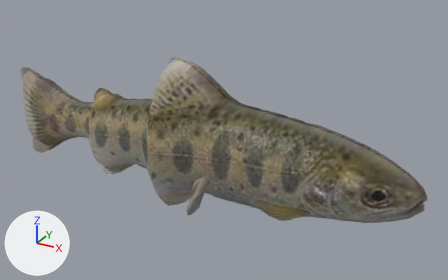
Before and after pictures for a commit that changed the glTF model public/aqua/models/fish/juv_masu_salmon.glb.
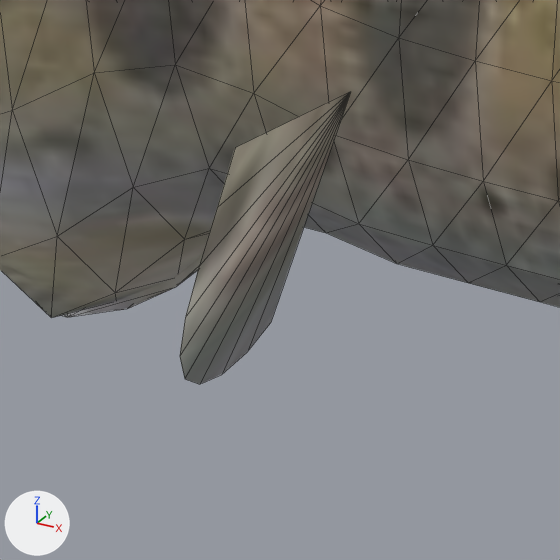
Each version appears first whole from a 50 mm camera at (3606.696, -2.125, -46.277) aimed at (3605.492, 0.064, -47.372), and next in a close-up on the part from 36% to 54% of the width and 57% to 86% of the height. The lights are fixed; the arrows at lower left show +X, +Y and +Z. The older version's two pictures come first. The close-ups show mesh edges as thin lines. Vertices at exactly the same position are counted once.

In view in the first close-up: 'juv_masu_salmon'.
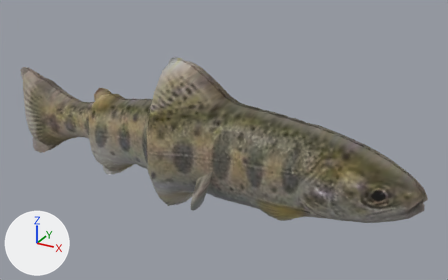
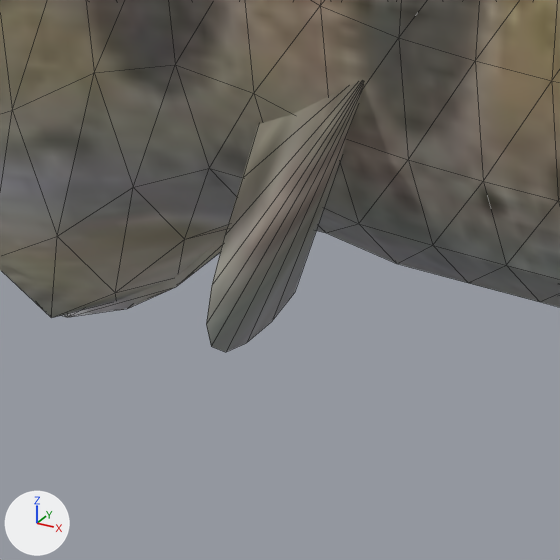
Changed parts and their boxes (x1, y1, x2, y2) in the close-ups (560 x 560 px; the box of a moved part takes in the faces that stretch with it):
'juv_masu_salmon', reshaped
    before: (0, 0, 560, 384)
    after: (0, 0, 560, 352)
part 1 of me_juv_masu_salmon, moved or reshaped
    before: (180, 92, 350, 384)
    after: (206, 81, 363, 352)

The change in detail:
me_juv_masu_salmon is used by ob_juv_masu_salmon; location (0.0, 0.0, 0.0).
me_juv_masu_salmon had 914 vertices, 1794 faces and spanned x 3604.37..3606.38, y -0.32..0.32, z -47.74..-47.01.
me_juv_masu_salmon now has 914 vertices, 1794 faces and spans x 3604.37..3606.38, y -0.28..0.28, z -47.74..-47.01.
me_juv_masu_salmon part 1: the loose piece of 11 vertices spanning x 3605.48..3605.56, y -0.32..-0.16, z -47.59..-47.42 is moved by (0.0, 0.04, 0.0).
Other edits to the shape of me_juv_masu_salmon do not show in these pictures.
